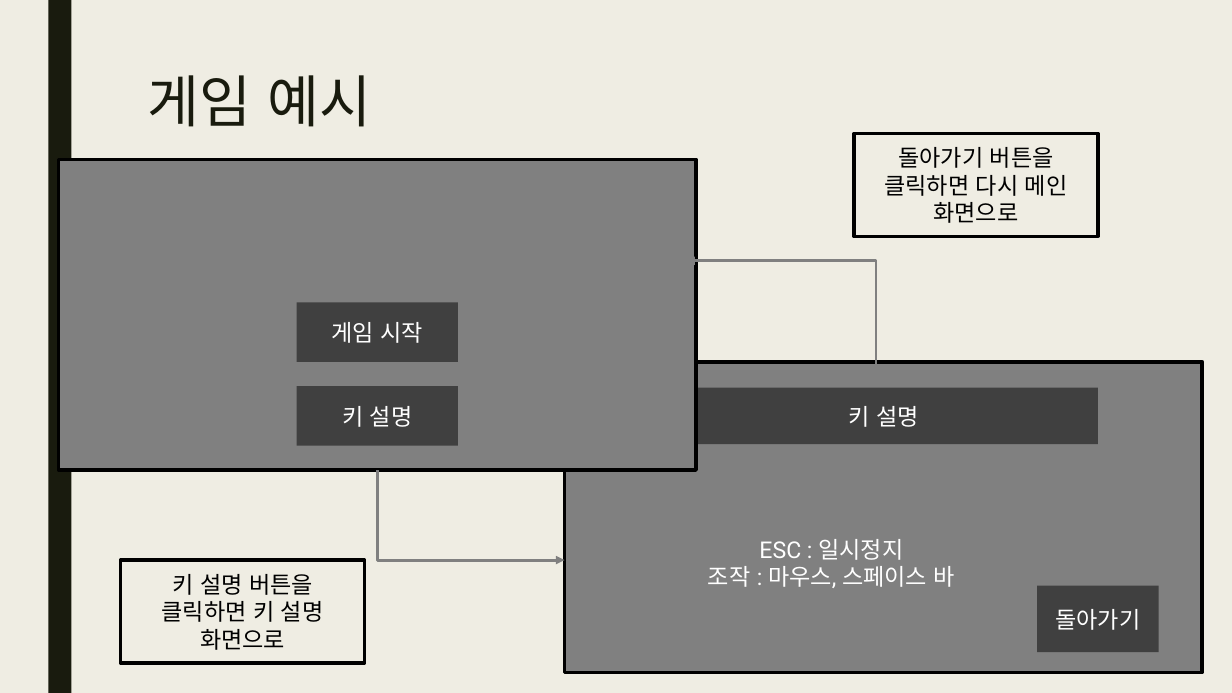
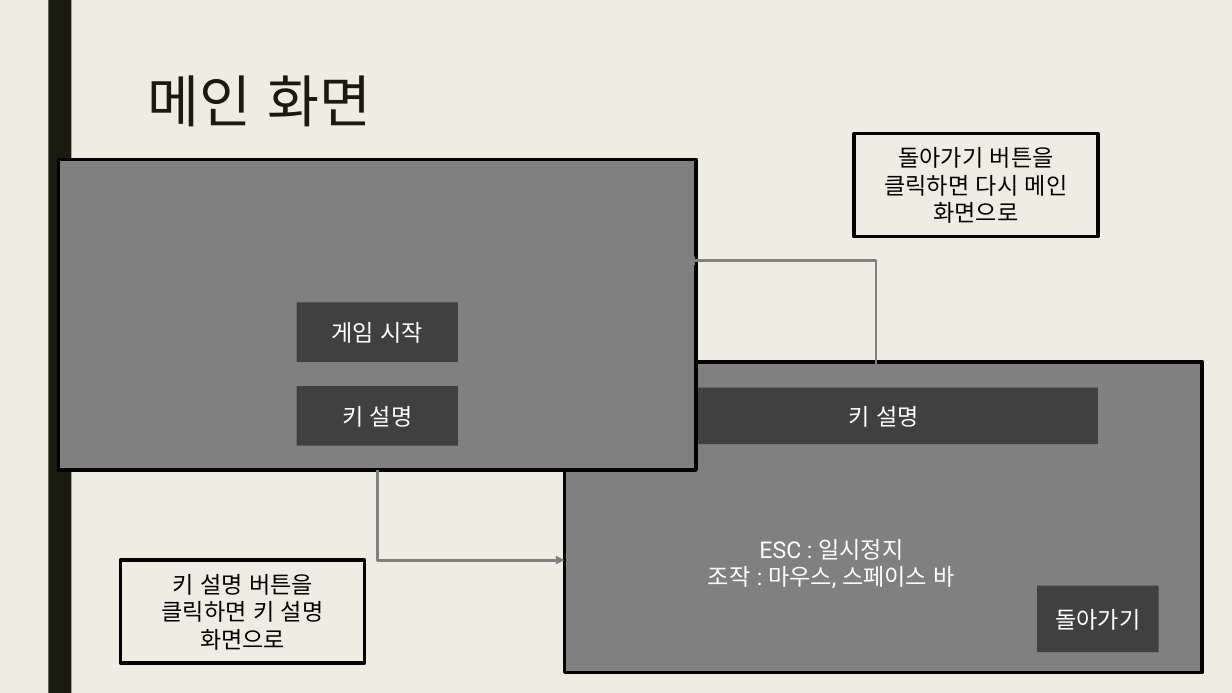
Before and after one commit to yungaeng/WindowProgrammingFinal, a slide deck: slide 3 of 기말 프로젝트 제안서.pptx. Drawn at 1232x693 pixels with LibreOffice and Linux fonts; fonts in the diff are those of the drawing. Boxes give left, top, right and bottom in pixels: in the first picture for what was removed or moved away, otherwise in the second. Text is boxed around its words. In the diff, an @@ line names an element or a change of style, - is before the commit and + after.

```diff
--- a/기말 프로젝트 제안서.pptx
+++ b/기말 프로젝트 제안서.pptx
@@ title at [148,75,372,127]: text changed @@
-게임 예시
+메인 화면
```
Also in this commit, not shown: 2 other slides changed, 3 slides added, 5 slides removed, 5 other files.
